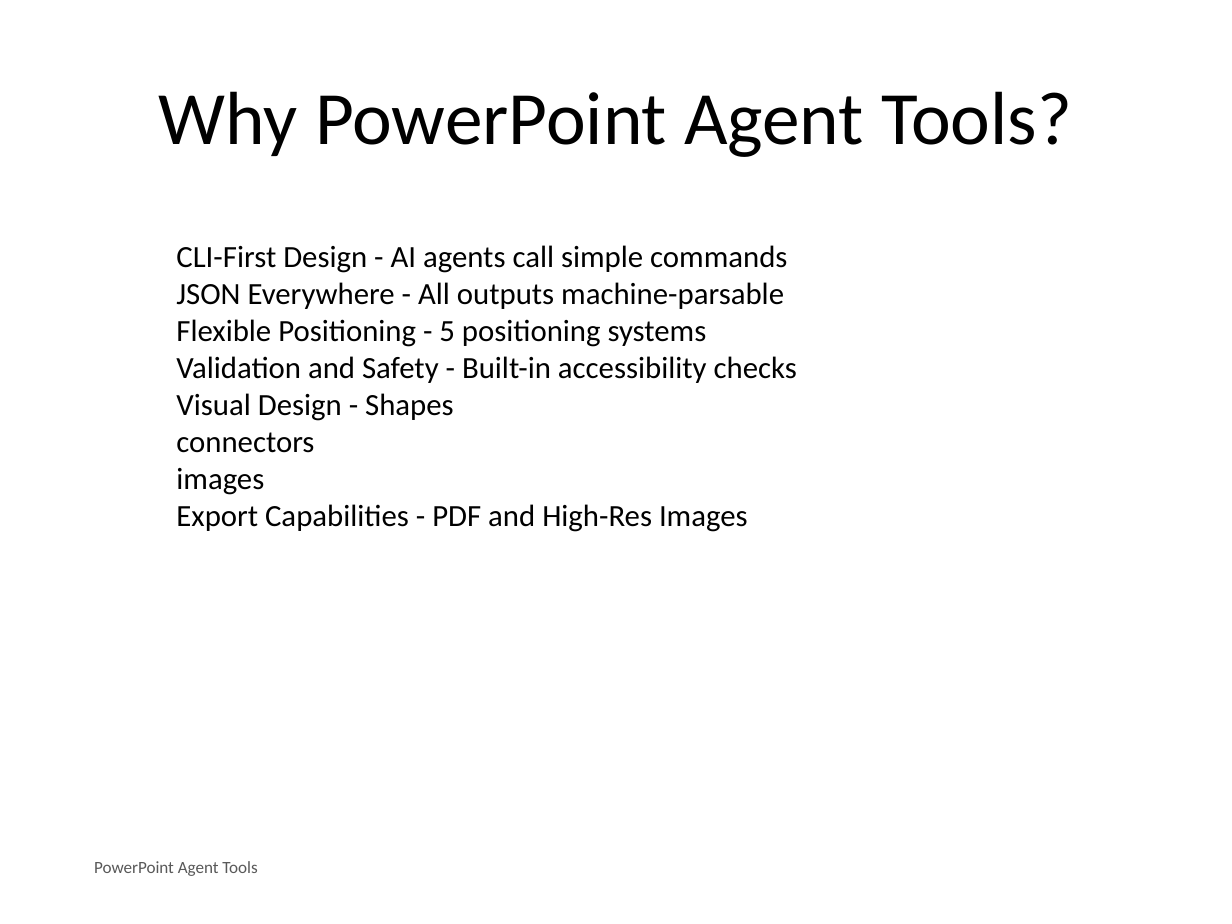
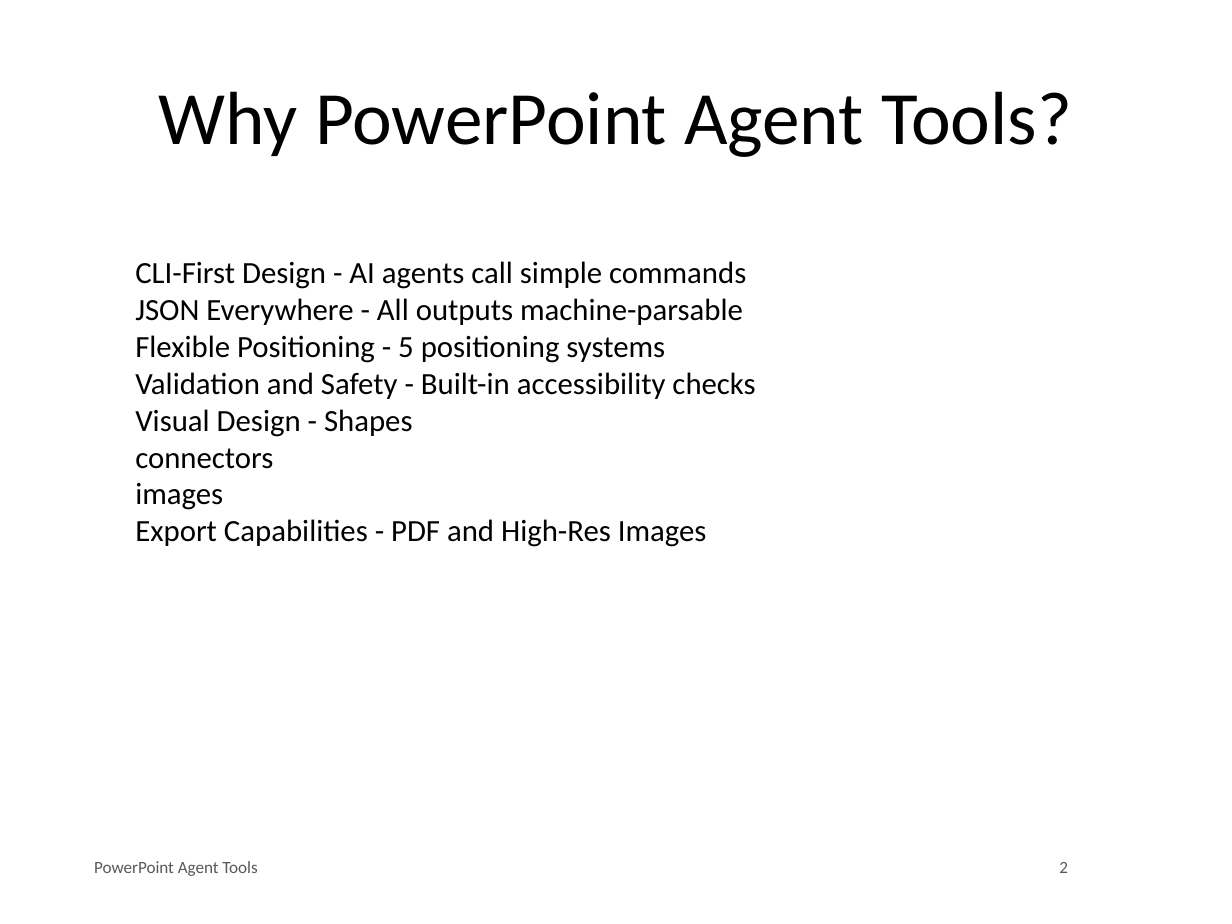
Before and after one commit to nordeim/powerpoint-agent-tool, a slide deck: slide 2 of e2e_test_deck.pptx. Drawn at 1232x924 pixels with LibreOffice and Linux fonts; fonts in the diff are those of the drawing. Boxes give left, top, right and bottom in pixels: in the first picture for what was removed or moved away, otherwise in the second. Text is boxed around its words. In the diff, an @@ line names an element or a change of style, - is before the commit and + after.

Commit message:
e2e add more tools

```diff
--- a/e2e_test_deck.pptx
+++ b/e2e_test_deck.pptx
@@ text "CLI-First Design - AI agents ...": place and size @@
-text "CLI-First Design - AI agents ..." at [176, 245, 797, 532]
+text "CLI-First Design - AI agents ..." at [135, 261, 755, 547]
@@ text added at [1059, 862, 1068, 873], 10 pt, text #595959 @@
+2
```
Also in this commit, not shown: 6 other slides changed, 7 other files.
